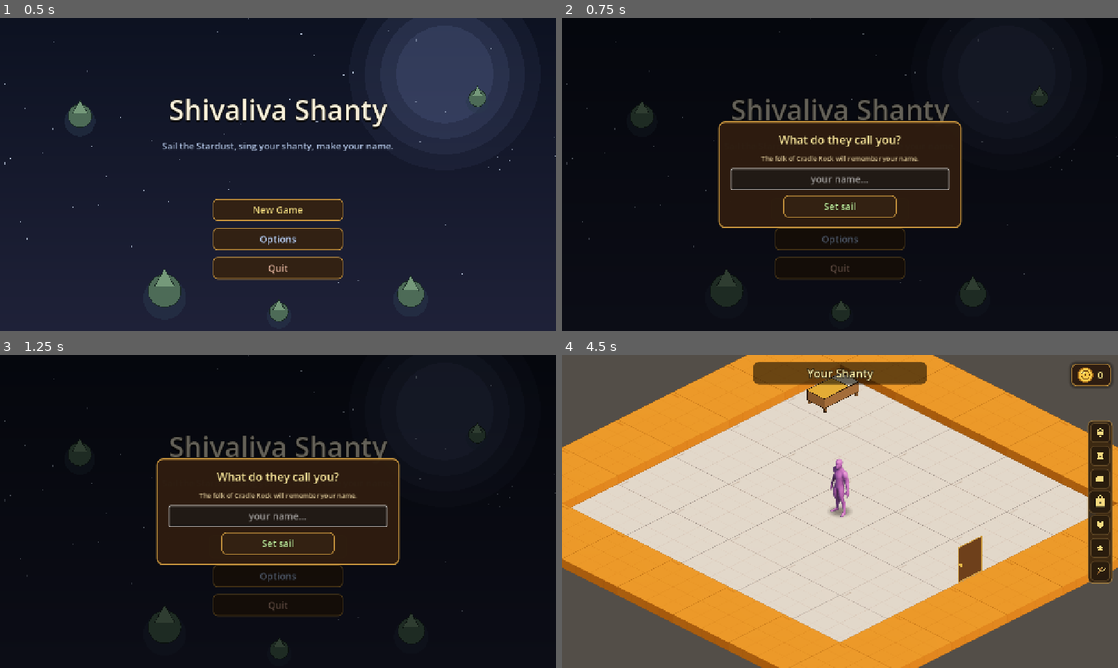
Above: before the commit, frames 1-4 (two rows, left to right).
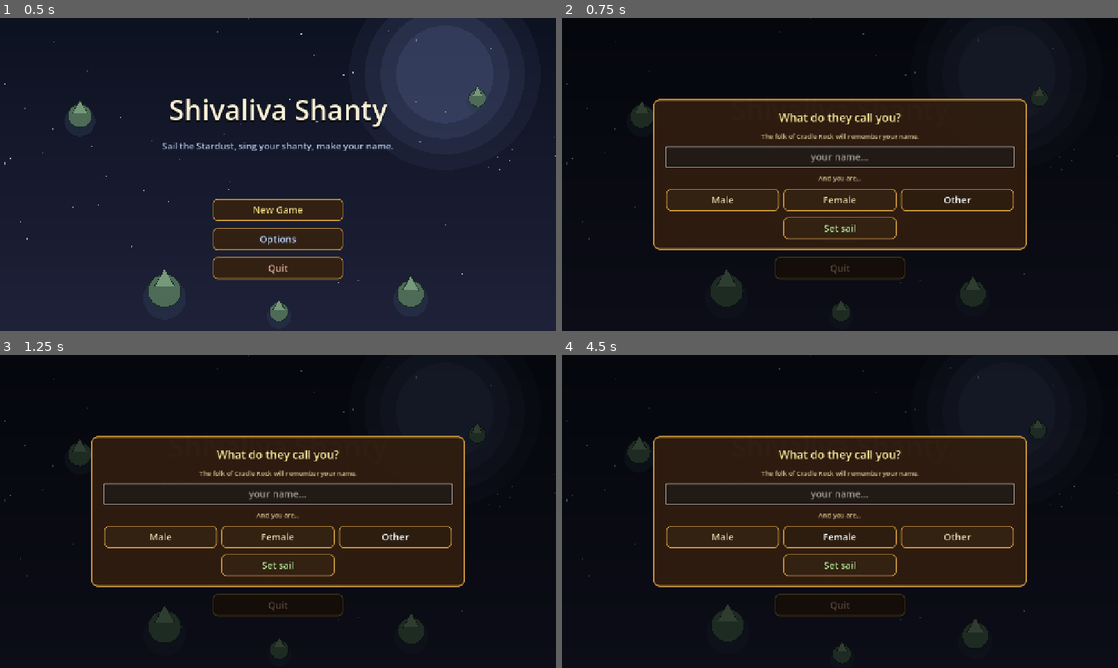
Above: after the commit, the same moments.

Repository: TairoyZone/shivaliva-shanty
Game: Godot game, scene res://main.tscn
Two runs of this game, one before a commit and one after it. Both use one fixed random seed, a clock stepped at 60 frames per second and the inputs below.
Inputs (mouse positions are in pixels of both pictures, inside the frame that each line leads up to):
- Up to frame 1 (0.5 s): no input
- Up to frame 2 (0.75 s): click "New Game" at 0.5 s
- Up to frame 3 (1.25 s): no input
- Up to frame 4 (4.5 s): click (723, 536) at 1.25 s, where only the run after the commit has a clickable "Male"; click (840, 536) at 2 s, where only the run after the commit has a clickable "Female"; click (956, 536) at 2.75 s, where only the run after the commit has a clickable "Other"; click (840, 545) at 3.5 s, where only the run after the commit has a clickable "New Game"; click (840, 633) at 4.25 s, where only the run before the commit has a clickable "Let's get to it"

Frame 1 is identical in both runs. In frame 2, 19% of the frame differs, in the area x 16-84%, y 25-75%; in frame 3, 19%; in frame 4, 100%, in the area x 0-100%, y 0-100%.

Commit message:
feat(character): pick your gender at New Game (Male/Female/Other), stored + persisted
A 3-way radio beside the name field in the New Game overlay (defaults to Other). PlayerState.player_gender + set_player_gender + save/load/clear. Identity now; full character cosmetics post-MVP. Romance stays orientation-agnostic -- any romanceable NPC is open to any player.

Co-Authored-By: Claude Opus 4.8 (1M context) <noreply@anthropic.com>

Diff:
--- a/autoloads/player_state.gd
+++ b/autoloads/player_state.gd
@@ -236,6 +236,9 @@
 ## name that doesn't fade from chat history). "" = unnamed (chat falls back to "traveller"). Persisted; set via
 ## [method set_player_name]. See [NpcBrain.compose_system]. (Troy 2026-06-10.)
 var player_name : String = ""
+## The player's chosen gender ("Male" / "Female" / "Other"), picked at New Game beside the name. Identity for
+## now; full character cosmetics land post-MVP. Persisted. (Troy 2026-06-11.)
+var player_gender : String = ""
 
 ## Persistent per-ship CONDITION, keyed by ship id → {"open_holes": int}. The ACTIVE ship's holes
 ## drive the Loft's Stardust rise (more holes ⇒ floods faster) + the sink; the Patchworks seals them.
@@ -1561,6 +1564,13 @@
 	_save()
 
 
+## Set + persist the player's gender (picked at New Game). One of "Male" / "Female" / "Other".
+func set_player_gender(g: String) -> void:
+
+	player_gender = g
+	_save()
+
+
 # --- Crew (hire + ranks) — the foundation for "start a crew" ------------
 
 ## Can the player recruit this NPC? Only a CONFIDANT (the design's "can recruit" tier). NOTE: this gates the
@@ -2236,6 +2246,7 @@
 	active_ship = ""
 	game_minutes = 480.0   # a fresh game wakes at 08:00
 	player_name = ""       # named at the New Game prompt
+	player_gender = ""
 	owned_weapons = ["brawl"]
 	equipped_weapon = "brawl"
 	npc_affinity = {}
@@ -2290,6 +2301,7 @@
 	config.set_value(SAVE_SECTION, "active_ship", active_ship)
 	config.set_value(SAVE_SECTION, "game_minutes", game_minutes)
 	config.set_value(SAVE_SECTION, "player_name", player_name)
+	config.set_value(SAVE_SECTION, "player_gender", player_gender)
 	config.set_value(SAVE_SECTION, "owned_weapons", owned_weapons)
 	config.set_value(SAVE_SECTION, "equipped_weapon", equipped_weapon)
 	config.set_value(SAVE_SECTION, "weapons_model", "items_v1")
@@ -2340,6 +2352,7 @@
 	active_ship = String(config.get_value(SAVE_SECTION, "active_ship", ""))
 	game_minutes = float(config.get_value(SAVE_SECTION, "game_minutes", 480.0))
 	player_name = String(config.get_value(SAVE_SECTION, "player_name", ""))
+	player_gender = String(config.get_value(SAVE_SECTION, "player_gender", ""))
 	owned_weapons = config.get_value(SAVE_SECTION, "owned_weapons", ["brawl"])
 	equipped_weapon = String(config.get_value(SAVE_SECTION, "equipped_weapon", "brawl"))
 	npc_affinity = config.get_value(SAVE_SECTION, "npc_affinity", {})
--- a/main.gd
+++ b/main.gd
@@ -15,6 +15,8 @@
 var _confirm : CanvasLayer = null
 ## The New Game name field (lives inside the name-prompt overlay).
 var _name_edit : LineEdit = null
+## The New Game gender pick ("Male" / "Female" / "Other"), chosen beside the name (identity now; cosmetics post-MVP).
+var _chosen_gender : String = "Other"
 
 
 func _ready() -> void:
@@ -166,6 +168,26 @@
 	edit.text_submitted.connect(func(_t: String) -> void: _begin_from_edit())   # Enter submits
 	vbox.add_child(edit)
 	_name_edit = edit
+	# Gender pick (identity now; full character cosmetics post-MVP). A 3-way radio — defaults to Other so there's
+	# always a value, and any romanceable NPC is open to any player regardless (orientation-agnostic).
+	var glabel : Label = Label.new()
+	glabel.text = "And you are…"
+	glabel.add_theme_font_size_override("font_size", 15)
+	glabel.add_theme_color_override("font_color", Color(0.82, 0.74, 0.56, 1.0))
+	glabel.horizontal_alignment = HORIZONTAL_ALIGNMENT_CENTER
+	vbox.add_child(glabel)
+	var grow : HBoxContainer = HBoxContainer.new()
+	grow.alignment = BoxContainer.ALIGNMENT_CENTER
+	grow.add_theme_constant_override("separation", 10)
+	var ggroup : ButtonGroup = ButtonGroup.new()
+	for g in ["Male", "Female", "Other"]:
+		var gb : Button = _make_button(g, Color(0.92, 0.86, 0.66, 1.0))
+		gb.toggle_mode = true
+		gb.button_group = ggroup
+		gb.button_pressed = (g == _chosen_gender)
+		gb.toggled.connect(_on_gender_toggled.bind(g))
+		grow.add_child(gb)
+	vbox.add_child(grow)
 	var row : HBoxContainer = HBoxContainer.new()
 	row.alignment = BoxContainer.ALIGNMENT_CENTER
 	vbox.add_child(row)
@@ -187,12 +209,19 @@
 	_begin_named_game(entered)
 
 
+func _on_gender_toggled(toggled_on: bool, g: String) -> void:
+
+	if toggled_on:
+		_chosen_gender = g
+
+
 func _begin_named_game(chosen_name: String) -> void:
 
 	_close_confirm()
 	_name_edit = null
 	PlayerState.clear_save()
 	PlayerState.set_player_name(chosen_name)   # persisted — the cast remembers it all game
+	PlayerState.set_player_gender(_chosen_gender)
 	get_tree().change_scene_to_file(FIRST_SCENE)
 
 
